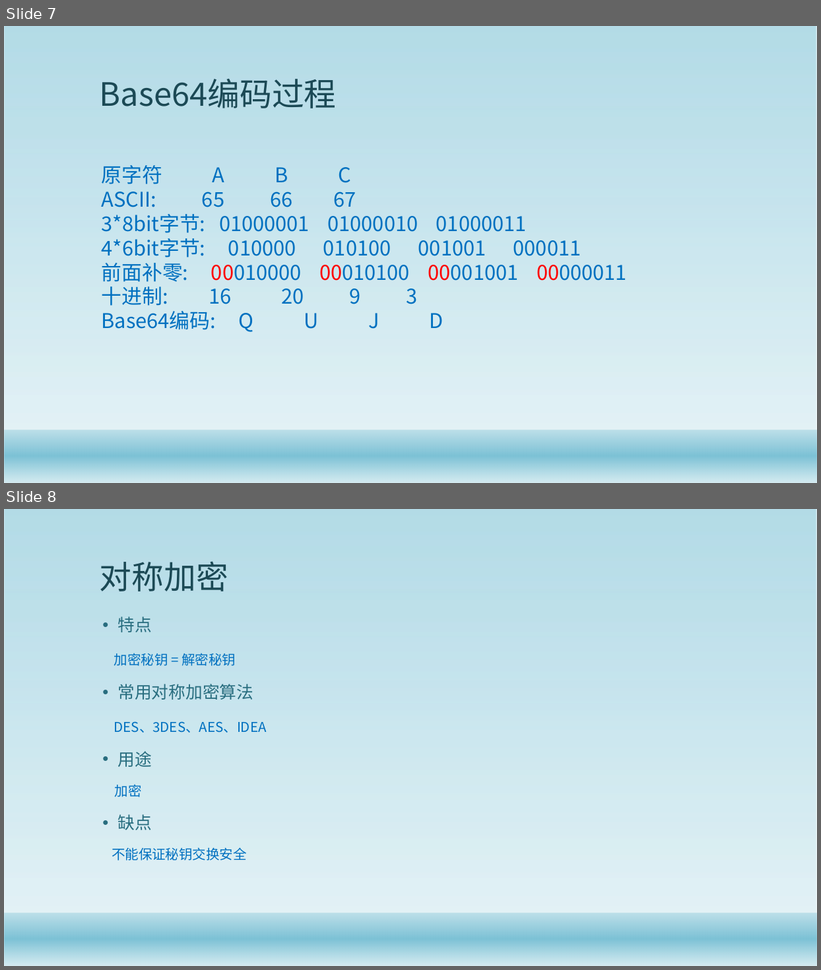
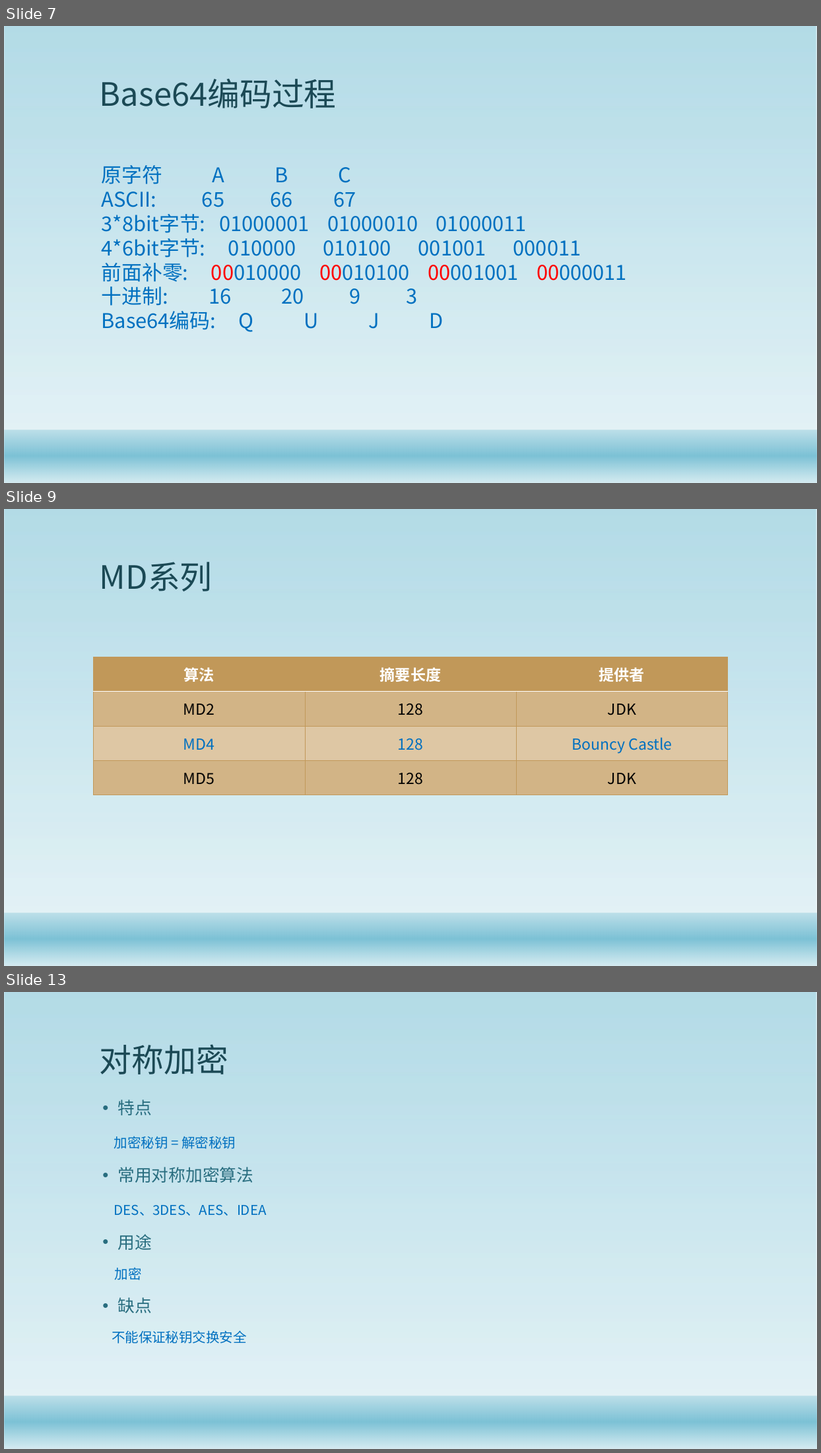
Before and after one commit to gaozhuo/java-security-doc, a slide deck: Java安全架构.pptx. Shown one above the other, each under a label of ours: slides 7 and 8 before the commit, slides 7, 9 and 13 after it; the slides between them are not shown. The pictures are 821x970 and 821x1453 pixels, drawn with LibreOffice and Linux fonts; fonts in the diff are those of the drawing; background and template pictures are left out. Boxes give left, top, right and bottom in pixels: in the first picture for what was removed or moved away, otherwise in the second. Text is boxed around its words. In the diff, an @@ line names an element or a change of style, - is before the commit and + after.

```diff
--- a/Java安全架构.pptx
+++ b/Java安全架构.pptx
@@ slide 9 added at bbox=[4, 509, 817, 966], background #FFFFFF; not listed: 2 template elements that a slide beside it also shows @@
@@ title added at bbox=[100, 562, 213, 591], 38 pt, text #1B4855 @@
+MD系列
@@ table added at bbox=[94, 657, 729, 795], 4 rows, 3 columns @@
+算法 | 摘要长度 | 提供者
+MD2 | 128 | JDK
+MD4 | 128 | Bouncy Castle
+MD5 | 128 | JDK
@@ what was slide 8 is now slide 13 @@
```
Also in this commit, not shown: 1 slide changed, 4 other slides added, 7 other files.
